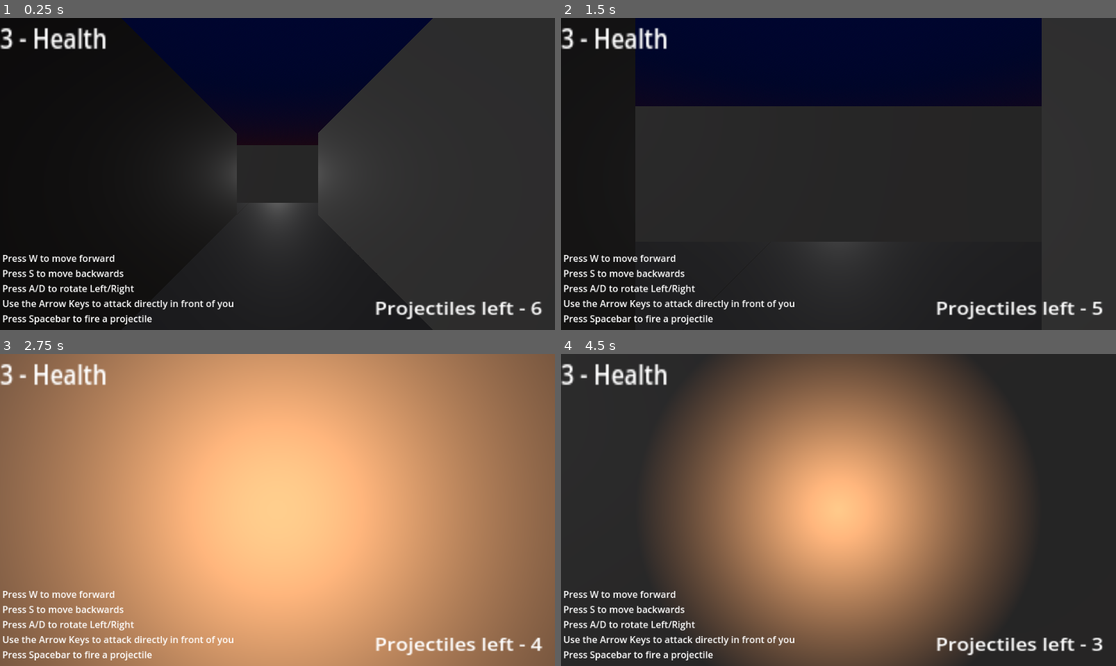
Above: before the commit, frames 1-4 (two rows, left to right).
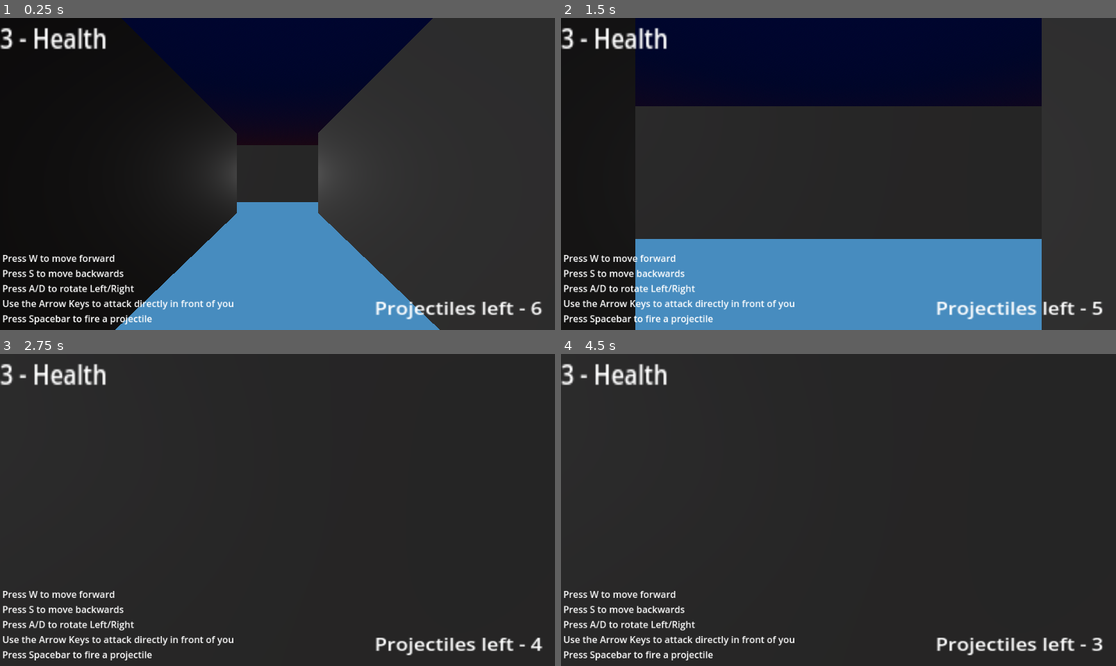
Above: after the commit, the same moments.

Repository: kyle-stevens/fp-dungeon-crawler
Game: Godot game, scene res://demo_map.tscn
Same seed, same stepped clock (60 frames per second), same inputs: the game is played once before the commit and once after it. The engine's default icon, where the game draws it, is replaced by a stand-in: a white triangle on a blue panel in a dark square.
Inputs:
- Up to frame 1 (0.25 s): no input
- Up to frame 2 (1.5 s): tap W (walk) at 0.5, 1.25 s; hold E (strafe_right) 0.53-1.28 s; tap Space (fire) at 0.6 s; tap Enter (interact) at 0.8, 1.35 s; hold Down (attack_down) from 1.28 s (still down)
- Up to frame 3 (2.75 s): tap F (toggle_light) at 1.55, 2.1 s; tap W (walk) at 2 s; release Down (attack_down) at 2.03 s; hold E (strafe_right) from 2.03 s (still down); tap Space (fire) at 2.3 s
- Up to frame 4 (4.5 s): tap W (walk) at 2.75, 3.5, 4.25 s; release E (strafe_right) at 2.78 s; hold Up (attack_up) 2.78-3.53 s; tap Space (fire) at 2.85 s; tap Enter (interact) at 3.05, 3.6 s; hold Left (attack_left) from 3.53 s (still down); tap F (toggle_light) at 3.8, 4.35 s

The runs differ from the first frame. In frame 1, 14% of the frame differs, in the area x 20-80%, y 59-100%; in frame 2, 21%; in frame 3, 99%, in the area x 0-100%, y 0-100%; in frame 4, 57%.

Commit message:
Fixing more stuff with turret
still able to glitch into walls

Diff:
--- a/explorer.gd
+++ b/explorer.gd
@@ -23,11 +23,6 @@
 var health : int = 3
 var ammunition : int = 6
 
-var flashlight_on : bool = false
-var torch_equipped : bool = false
-var battery : float = 100.00
-var torch : float = 100.00
-
 # Called when the node enters the scene tree for the first time.
 func _ready():
 	self.rotation = Vector3(0,0,0)
@@ -38,20 +33,8 @@
 	$UserInterface/bullets.text = "Projectiles left - " + str(ammunition)
 	$UserInterface/health.text = str(health) + " - Health"
 
-	#This needs to be fixed
-	if flashlight_on and self.battery > 0:
-		pass
-		#self.battery -= 0.05
-#		print(self.battery)
-	else:
-		flashlight_on = false
-	if torch_equipped and self.torch > 0:
-		self.torch -= 0.025
-#		print(self.torch)
-	else:
-		torch_equipped = false
-	#need to rework the lighting system
 
+	#Still possible to glitch player between walls
 	if Input.is_action_just_pressed("turn_left"):
 		direction_facing += 1 # left turn
 	if Input.is_action_just_pressed("turn_right"):
@@ -67,7 +50,6 @@
 		elif directions[direction_facing % 4] == "East":
 			self.position += Vector3(1,0,0)
 
-# 	This needs some detection for behind the player	same for the strafing
 	if Input.is_action_just_pressed("walk_back") and self.objs_behind == self.null_node and not self.is_rotating:
 		if directions[direction_facing % 4] == "North":
 			self.position += Vector3(0,0,1)
@@ -91,7 +73,6 @@
 	if Input.is_action_just_pressed("strafe_right") and self.objs_right == self.null_node and not self.is_rotating:
 		if directions[direction_facing % 4] == "North":
 			self.position += Vector3(1,0,0)
-			#self.position = lerp(self.position, self.position + Vector3(0,0,-1), delta * 3)
 		elif directions[direction_facing % 4] == "West":
 			self.position += Vector3(0,0,-1)
 		elif directions[direction_facing % 4] == "South":
@@ -103,24 +84,9 @@
 	#-zero not equal to zero bug
 	var normalized_rotation_y = 2*PI + self.rotation.y if self.rotation.y < 0 else self.rotation.y
 
-#	if (is_equal_approx(normalized_rotation_y, rotations[direction_facing % 4])) \
-#	or (is_equal_approx(normalized_rotation_y, 2*PI)): # Fix the negative zero bug
-#		self.is_rotating = false
-#	else:
-#		self.is_rotating = true
-
 	if Input.is_action_just_pressed("interact"):
 		if self.objs_in_front.has_method("interact"):
 			self.objs_in_front.interact(self)
-	if Input.is_action_just_pressed("toggle_light"):
-		#only going to have one, will wait for theme.
-		if self.flashlight_on:
-			self.flashlight_on = false
-			self.torch_equipped = true
-		elif self.torch_equipped:
-			self.torch_equipped = false
-		else:
-			self.flashlight_on = true
 
 	#attacks
 	if Input.is_action_just_pressed("attack_up"):
@@ -148,20 +114,6 @@
 		get_tree().root.add_child(shot)
 		self.ammunition -= 1
 
-
-	if self.torch_equipped:
-		var light : OmniLight3D = get_node("LightSource/Torch")
-		light.visible = true
-		$LightSource/Flashlight.visible = false
-		light.light_energy += randf_range(-1,1) #very janky and flickery. Replace with a time based algo
-		light.light_energy = clamp(light.light_energy, 0.95, 1.05)
-	elif self.flashlight_on:
-		$LightSource/Flashlight.visible = true
-		$LightSource/Torch.visible = false
-	else:
-		$LightSource/Flashlight.visible = false
-		$LightSource/Torch.visible = false
-
 func attacked(direction):
 	self.health -= 1
 #	print(direction)
@@ -170,12 +122,8 @@
 
 func _on_player_front_interaction_body_entered(body):
 	self.objs_in_front = body
-#	print("Intersect")
-#	print(self.objs_in_front)
 	if body.has_method("interact"):
-		print("Press Return/Enter to Interact")
-		#$UserInterface/popup.text = "Press Return/Enter to Interact" #needs to be revised
-		#act more as an object passed that is queried each iteration
+		$UserInterface/popup.text = body.interact_mesg
 
 func _on_player_front_interaction_body_exited(body):
 	if body == self.objs_in_front:
--- a/explorer.tscn
+++ b/explorer.tscn
@@ -46,20 +46,6 @@
 [node name="CollisionShape3D" type="CollisionShape3D" parent="PlayerRightInteraction"]
 shape = SubResource("SphereShape3D_o85s4")
 
-[node name="LightSource" type="Node3D" parent="."]
-
-[node name="Flashlight" type="SpotLight3D" parent="LightSource"]
-visible = false
-light_color = Color(1, 0.705882, 0.470588, 1)
-spot_attenuation = 2.0
-spot_angle_attenuation = 2.0
-
-[node name="Torch" type="OmniLight3D" parent="LightSource"]
-visible = false
-light_color = Color(1, 0.705882, 0.470588, 1)
-omni_range = 2.0
-omni_attenuation = 2.0
-
 [node name="UserInterface" parent="." instance=ExtResource("2_s17fi")]
 
 [node name="Timer" type="Timer" parent="UserInterface"]
--- a/explosion.gd
+++ b/explosion.gd
@@ -9,11 +9,9 @@
 # Called every frame. 'delta' is the elapsed time since the previous frame.
 func _process(delta):
 	if self.emitting == false:
-#		print("BOOM")
 		queue_free()
 
 
 func _on_damage_body_entered(body):
 	if body.has_method("attacked"):
-#			body.attacked("shot")
-		pass #doing double damage, and hits player if close, might be worth keeping that
+		pass
--- a/floor.gd
+++ b/floor.gd
@@ -11,7 +11,3 @@
 # Called every frame. 'delta' is the elapsed time since the previous frame.
 func _process(delta):
 	pass
-
-#func interact():
-#	print("The Character is interacting with this wall")
-#	return("an object string, but will be more later")
--- a/pathenemy.gd
+++ b/pathenemy.gd
@@ -12,7 +12,6 @@
 func _ready():
 	self.position = self.start
 
-
 # Called every frame. 'delta' is the elapsed time since the previous frame.
 func _process(delta):
 	sprite.look_at(player.position, Vector3.UP)
@@ -22,16 +21,12 @@
 	if self.target != self.position:
 		self.position += direction * 0.05
 
-
 	if is_equal_approx(self.target.x, self.position.x) and is_equal_approx(self.target.z, self.position.z):
 		self.target = self.start
 		self.start = self.position
 
-
 func attacked(direction):
 	queue_free()
-
-
 
 func _on_area_3d_body_entered(body):
 	print("hello")
--- a/roamingenemy.gd
+++ b/roamingenemy.gd
@@ -64,72 +64,35 @@
 #		print(min_vector)
 		self.position = min_vector
 
-#	print(self.position)
-#	print(self.objs_in_front)
-#	print(direction_facing)
-#	target = target_body.position
-#	if self.objs_in_front != null_node:
-#		direction_facing -= 1
-#	else:
-#		print("found a place to move")
-#		if directions[direction_facing % 4] == "North":
-#			self.position += Vector3(0,0,-0.01)
-#			#self.position = lerp(self.position, self.position + Vector3(0,0,-1), delta * 3)
-#		elif directions[direction_facing % 4] == "West":
-#			self.position += Vector3(-0.01,0,0)
-##			self.position = lerp(self.position, self.position + Vector3(-1,0,0), delta * 3)
-#		elif directions[direction_facing % 4] == "South":
-#			self.position += Vector3(0,0,0.01)
-##			self.position = lerp(self.position, self.position + Vector3(0,0,1), delta * 3)
-#		elif directions[direction_facing % 4] == "East":
-#			self.position += Vector3(0.01,0,0)
-#	self.rotation.y = rotations[direction_facing % 4]
-#	await get_tree().create_timer(10.0, true, true).timeout
-
-# Called every frame. 'delta' is the elapsed time since the previous frame.
 func _process(delta):
 	sprite.look_at(target_body.position, Vector3.UP)
-#	self.north = null_node
-#	self.east = null_node
-#	self.south = null_node
-#	self.west = null_node
-	#enemyMovement()
 	pass
 func attacked(direction):
 	queue_free()
 
-
 func _on_north_interaction_body_entered(body):
 	self.north = body
-
 
 func _on_east_interaction_body_entered(body):
 	self.east = body
 
-
 func _on_south_interaction_body_entered(body):
 	self.south = body
-
 
 func _on_west_interaction_body_entered(body):
 	self.west = body
 
-
 func _on_north_interaction_body_exited(body):
 	self.north = null_node
-
 
 func _on_east_interaction_body_exited(body):
 	self.east = null_node
 
-
 func _on_south_interaction_body_exited(body):
 	self.south = null_node
-
 
 func _on_west_interaction_body_exited(body):
 	self.west = null_node
 
-
 func _on_timer_timeout():
 	enemyMovement()
--- a/shot.gd
+++ b/shot.gd
@@ -1,7 +1,7 @@
 extends Area3D
 
 var type : Globals.EntityType = Globals.EntityType.PROJECTILE
-var speed_multiplier : int = 1
+var speed_multiplier : float = 1
 var shooter : Node3D
 # Called when the node enters the scene tree for the first time.
 func _ready():
@@ -9,33 +9,25 @@
 # Called every frame. 'delta' is the elapsed time since the previous frame.
 func _process(delta):
 #	raycast.add_exception(body_to_ignore)
-	self.position += self.basis.z * -0.1 * speed_multiplier
-
-#	print(self.position)
-
-#	print(raycast.exclude_parent)
-#	print(raycast.target_position)
-#	print(self.position)
+	print(self.position)
+	self.position += self.basis.z * (-0.1 * speed_multiplier)
+	print(self.position)
+	print(self.basis.z * (-0.1 * speed_multiplier))
 
 
 func _on_body_entered(body):
-	if body.type == Globals.EntityType.ENEMY:
-#		print("Hit Enemy")
-		body.attacked("shot")
-		queue_free()
-	if body.type == Globals.EntityType.ARCHITECTURE:
-#		print("Hit Wall")
-		if body.has_method("attacked"):
+	if body != self.shooter:
+		if body.type == Globals.EntityType.ENEMY:
+	#		print("Hit Enemy")
 			body.attacked("shot")
-		queue_free()
-#		print(self.position)
-	if body.type == Globals.EntityType.PLAYER and body != self.shooter:
-		body.attacked("shot")
-		queue_free()
-
-#	if body is StaticBody3D:
-##		print("Hit Wall or Surface")
-#		queue_free()
+			queue_free()
+		if body.type == Globals.EntityType.ARCHITECTURE:
+			if body.has_method("attacked"):
+				body.attacked("shot")
+			queue_free()
+		if body.type == Globals.EntityType.PLAYER:
+			body.attacked("shot")
+			queue_free()
 
 
 func _on_tree_exiting():
--- a/turretenemy.gd
+++ b/turretenemy.gd
@@ -4,7 +4,7 @@
 
 @export var target_body : PhysicsBody3D
 @onready var sprite : Sprite3D = get_node("Sprite3D")
-@export var range : int = 3
+@export var range : int = 80
 
 # Called when the node enters the scene tree for the first time.
 func _ready():
@@ -14,11 +14,7 @@
 # Called every frame. 'delta' is the elapsed time since the previous frame.
 func _process(delta):
 	sprite.look_at(self.target_body.position, Vector3.UP)
-	#print((self.target_body.position - self.position).normalized().y)
 	self.rotation.y = $Sprite3D.global_rotation.y
-	print(self.position)
-#	print($Sprite3D.global_rotation)
-#	print(self.rotation)
 
 func attacked(direction):
 	queue_free()
@@ -32,10 +28,8 @@
 	if (self.target_body.position).distance_to(self.position) < self.range:
 		var shot = preload("res://shot.tscn").instantiate()
 		var spawnPoint : Node3D = get_node("EnemyTurret")
-		shot.position = spawnPoint.global_position
-		shot.speed_multiplier = 1
+		shot.position = self.position
+		shot.speed_multiplier = .25
 		shot.shooter = self
-		#print(shot.position)
 		shot.rotation = self.rotation
 		get_tree().root.add_child(shot)
-		#This is not working properly, needs more work
--- a/wall_torch.gd
+++ b/wall_torch.gd
@@ -2,6 +2,7 @@
 #this is just to test some stuff
 
 var type : Globals.EntityType = Globals.EntityType.ARCHITECTURE
+var interact_mesg : String = "Press Return/Enter to interact"
 
 # Called when the node enters the scene tree for the first time.
 func _ready():
@@ -13,12 +14,9 @@
 	pass
 
 func interact(body):
-#	print("The Character is interacting with this wall")
-#	print("Delete Torch")
 	if $Torch != null:
-		body.torch += 100.0
 		$Torch.queue_free()
-#	return("an object string, but will be more later")
+	self.interact_mesg = ""
 
 func attacked(direction):
 	if $Torch != null:
